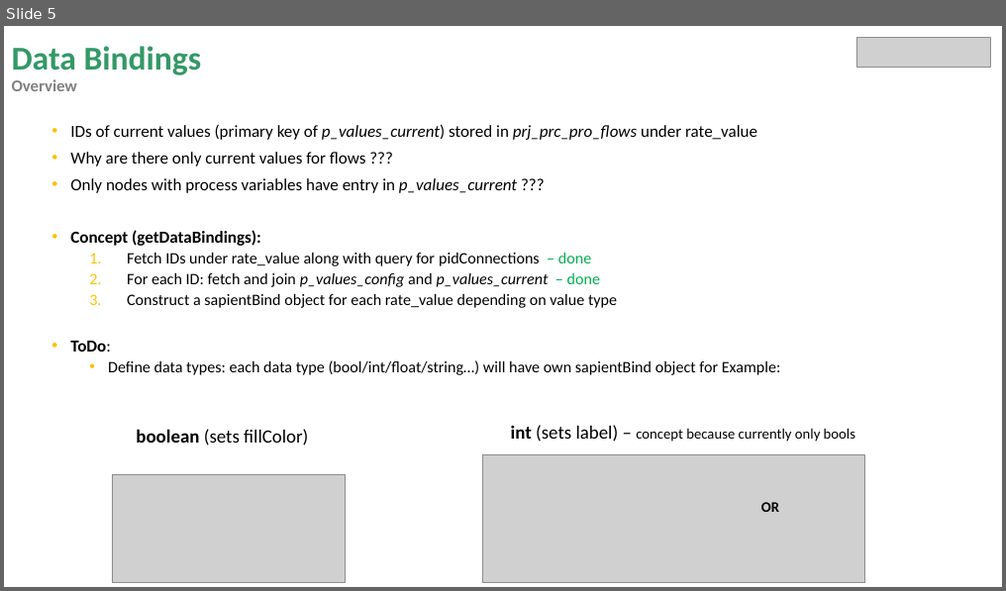
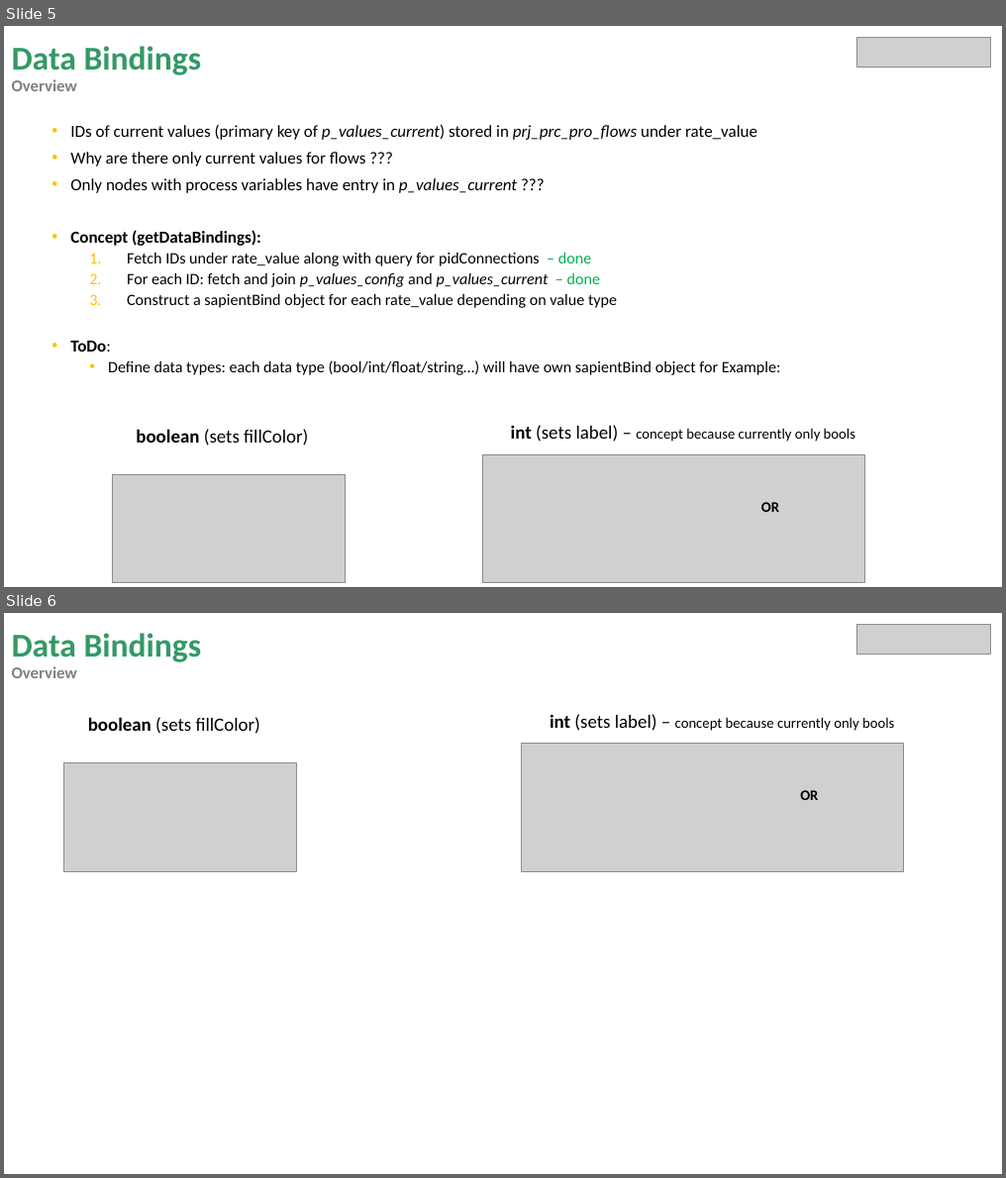
Before and after one commit to miguelrk/tum-mw-bachelorarbeit, a slide deck: 3 Entwicklungsphase/weekly_meeting_15.pptx. Shown one above the other, each under a label of ours: slide 5 before the commit, slides 5 and 6 after it. The pictures are 1006x591 and 1006x1178 pixels, drawn with LibreOffice and Linux fonts; fonts in the diff are those of the drawing; grey boxes stand for pictures. Boxes give left, top, right and bottom in pixels: in the first picture for what was removed or moved away, otherwise in the second. Text is boxed around its words. In the diff, an @@ line names an element or a change of style, - is before the commit and + after.

Commit message:
Finished boardlet. (data queries, sapientBind object generation, responsive design, etc done). Graphing algorithm could still be improved.

```diff
--- a/3 Entwicklungsphase/weekly_meeting_15.pptx
+++ b/3 Entwicklungsphase/weekly_meeting_15.pptx
@@ slide 6 added at <box>4,613,1002,1174</box>, background #FFFFFF @@
@@ title added at <box>12,633,202,678</box>, 32 pt, text #339966, bold @@
+Data Bindings
+Overview
@@ picture added at <box>856,624,991,654</box> @@
@@ text added at <box>88,717,260,734</box>, 18 pt, text #000000 @@
+boolean (sets fillColor)
@@ text added at <box>549,714,894,731</box>, 14 pt, text #000000 @@
+int (sets label) – concept because currently only bools
@@ picture added at <box>522,744,904,872</box> @@
@@ picture added at <box>63,763,297,872</box> @@
@@ text added at <box>800,790,818,800</box>, 14 pt, text #000000, bold @@
+OR
```
Also in this commit, not shown: 4 slides changed, 1 other slide added, 2 slides removed, 8 other files.
